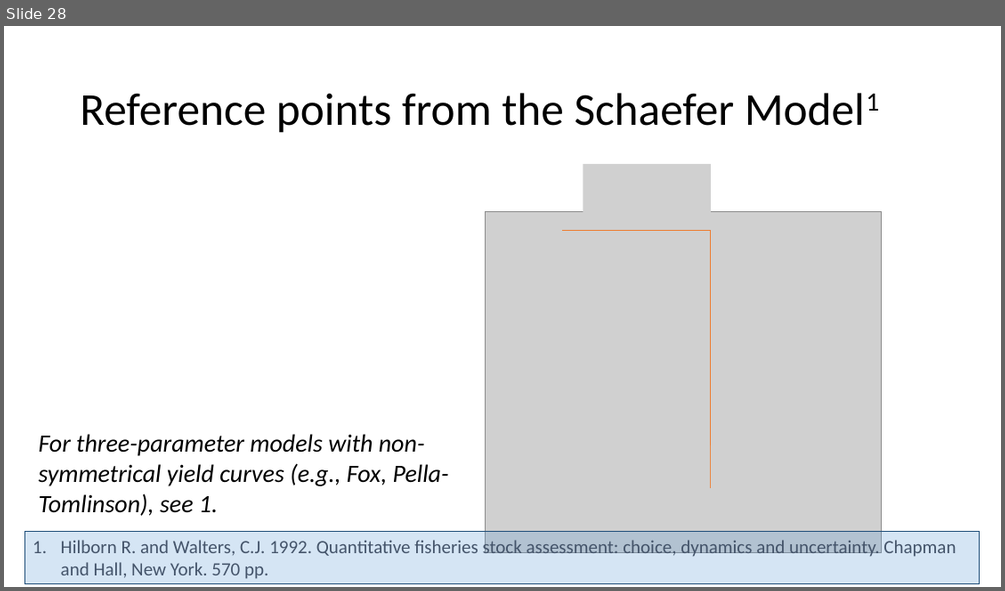
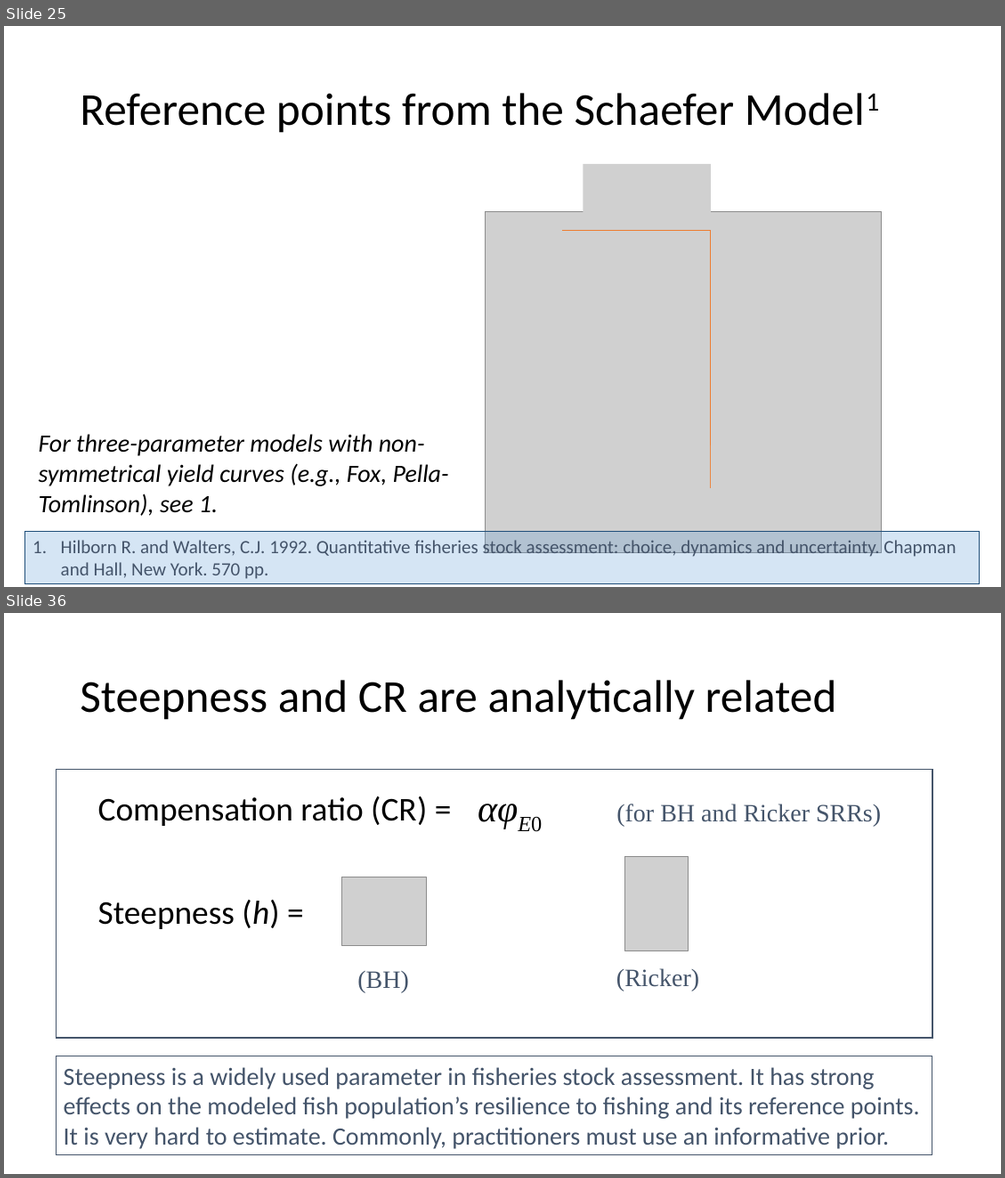
Before and after one commit to TESA-workshops/Ref-Pt-101, a slide deck: RefPt101_draft+rf.pptx. Shown one above the other, each under a label of ours: slide 28 before the commit, slides 25 and 36 after it; the slides between them are not shown. The pictures are 1005x591 and 1005x1178 pixels, drawn with LibreOffice and Linux fonts; fonts in the diff are those of the drawing; grey boxes stand for pictures. Boxes give left, top, right and bottom in pixels: in the first picture for what was removed or moved away, otherwise in the second. Text is boxed around its words. In the diff, an @@ line names an element or a change of style, - is before the commit and + after.

```diff
--- a/RefPt101_draft+rf.pptx
+++ b/RefPt101_draft+rf.pptx
@@ slide 36 added at (4, 613, 1001, 1174), background #FFFFFF @@
@@ title added at (80, 680, 837, 720), 44 pt, text #000000 @@
+Steepness and CR are analytically related
@@ rectangle added at (57, 770, 933, 1038), outline #44546A 1 pt @@
@@ text added at (98, 796, 427, 826), 32 pt, text #000000 @@
+Compensation ratio (CR) =
@@ text added at (616, 803, 881, 827), 24 pt, text #44546A @@
+αφE0 (for BH and Ricker SRRs)
@@ picture added at (341, 877, 426, 945) @@
@@ picture added at (624, 857, 688, 951) @@
@@ text added at (98, 900, 279, 929), 32 pt, text #000000 @@
+Steepness (h) =
@@ text added at (357, 971, 409, 993), 24 pt, text #44546A @@
+(BH)
@@ text added at (616, 968, 699, 991), 24 pt, text #44546A @@
+(Ricker)
@@ rectangle added at (57, 1056, 933, 1154), outline #44546A 0.75 pt, 24 pt, text #44546A @@
+Steepness is a widely used parameter in fisheries stock assessment. It has strong effects on the modeled fish population’s resilience to fishing and its reference points. It is very hard to estimate. Commonly, practitioners must use an informative prior.
@@ what was slide 28 is now slide 25 @@
```
Also in this commit, not shown: 16 slides changed, 11 other slides added, 1 slide removed.
